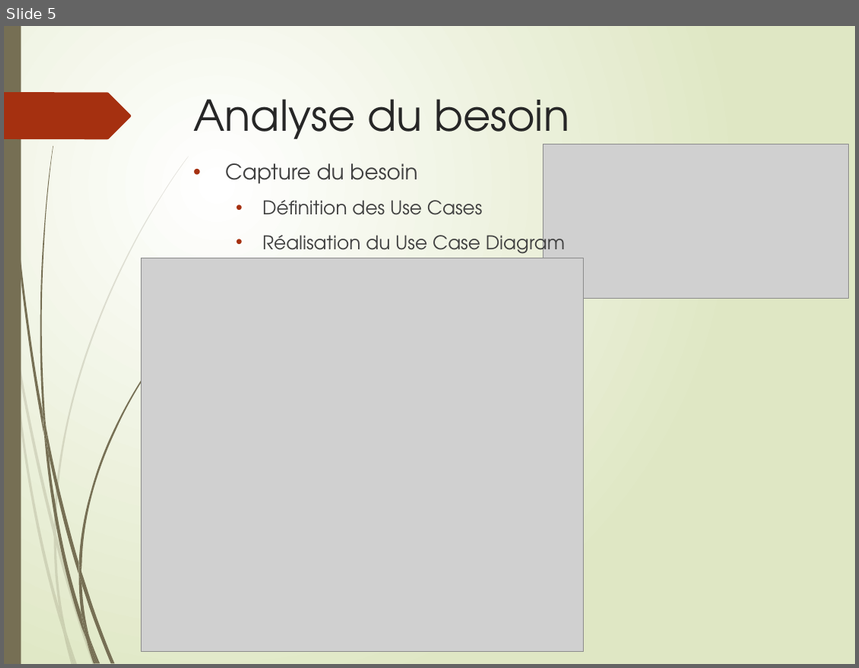
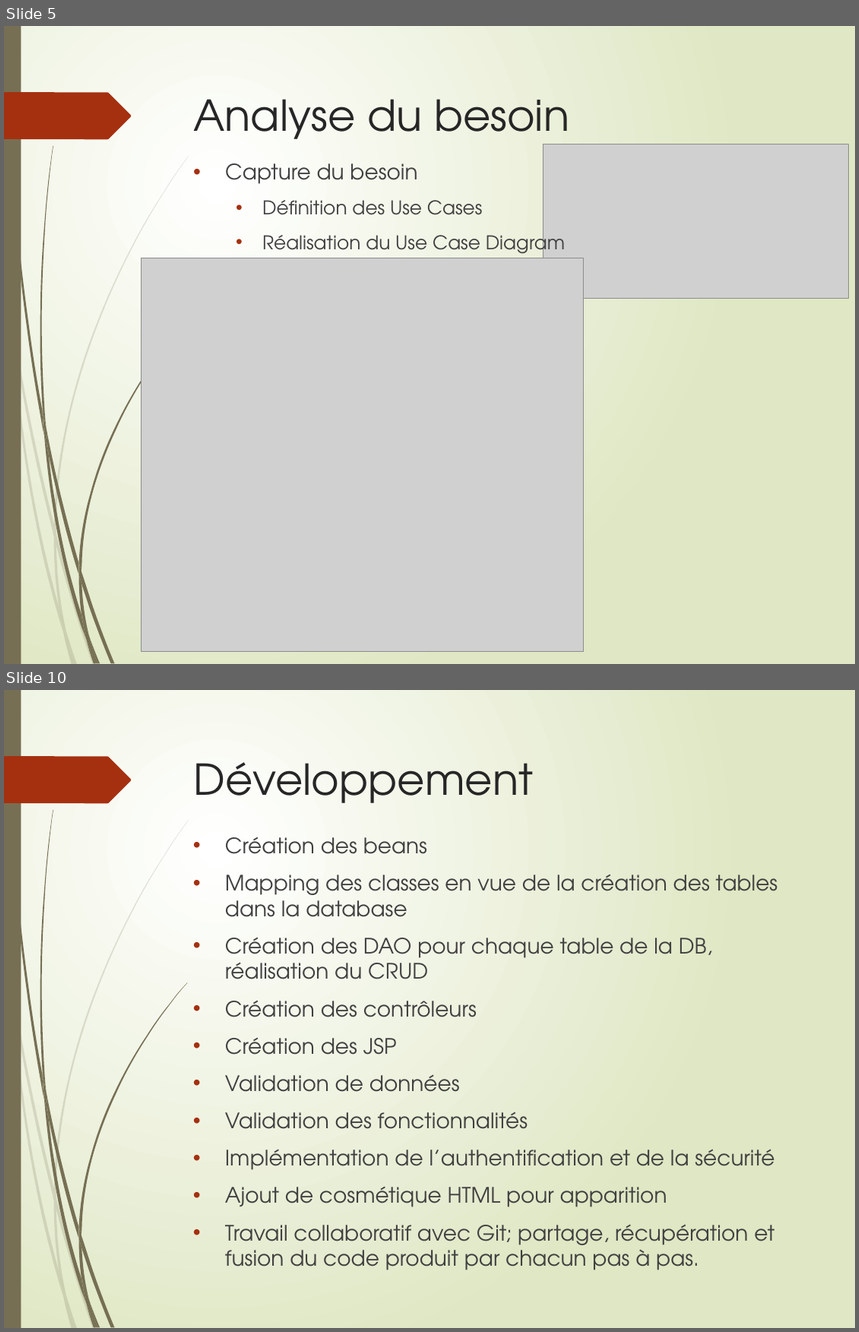
Before and after one commit to LudoRoot/WeBet_JBL, a slide deck: Présentation/Présentation WeBet_JBL.pptx. Shown one above the other, each under a label of ours: slide 5 before the commit, slides 5 and 10 after it; the slides between them are not shown. The pictures are 859x668 and 859x1332 pixels, drawn with LibreOffice and Linux fonts; fonts in the diff are those of the drawing; grey boxes stand for pictures. Boxes give left, top, right and bottom in pixels: in the first picture for what was removed or moved away, otherwise in the second. Text is boxed around its words. In the diff, an @@ line names an element or a change of style, - is before the commit and + after.

Commit message:
commit avec evolution presentation modif redirect apres inscription

```diff
--- a/Présentation/Présentation WeBet_JBL.pptx
+++ b/Présentation/Présentation WeBet_JBL.pptx
@@ slide 10 added at (4,690,855,1328), background gradient #FFFFFF to #DFE8C4; not listed: 24 template elements that a slide beside it also shows @@
@@ title added at (193,762,533,803), 36 pt, text #262626 @@
+Développement
@@ text added at (225,837,778,1271), 18 pt, text #404040 @@
+• Création des beans
+• Mapping des classes en vue de la création des tables dans la database
+• Création des DAO pour chaque table de la DB, réalisation du CRUD
+• Création des contrôleurs
+• Création des JSP
+• Validation de données
+• Validation des fonctionnalités
+• Implémentation de l’authentification et de la sécurité
+• Ajout de cosmétique HTML pour apparition
+• Travail collaboratif avec Git; partage, récupération et fusion du code produit par chacun pas à pas.
```
Also in this commit, not shown: 4 slides changed, 4 other slides added, 1 slide removed, 3 other files.
